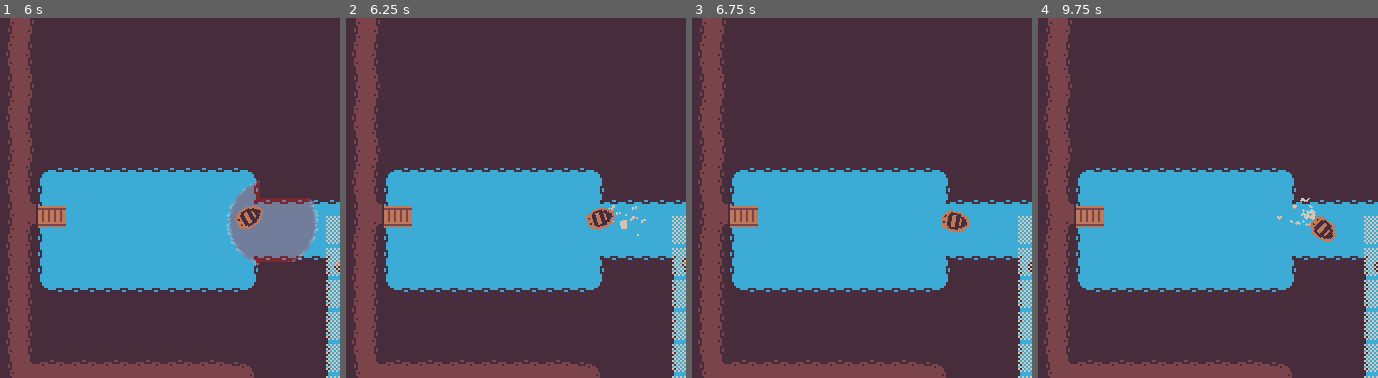
Above: before the commit, frames 1-4 (left to right).
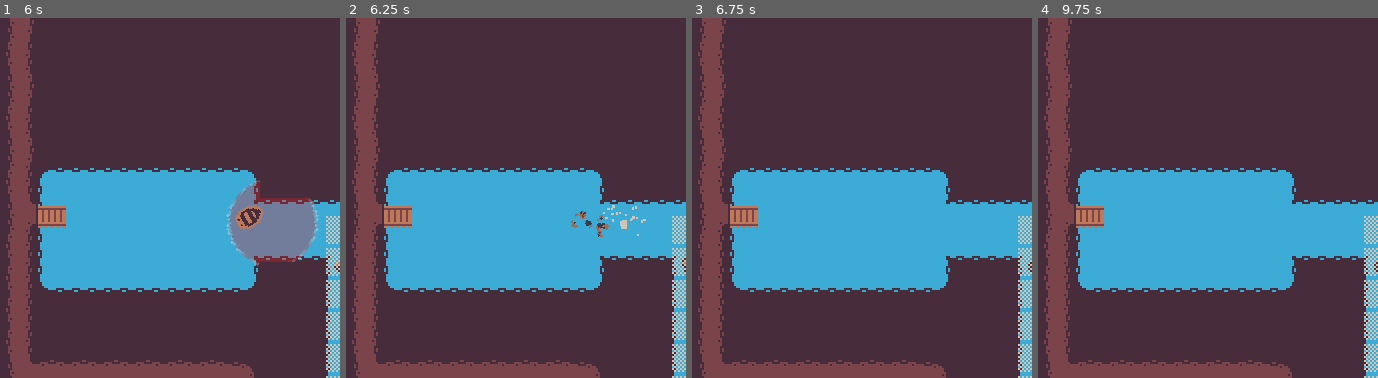
Above: after the commit, the same moments.

Repository: Perro-Viejo/miz-jam-1
Game: Godot game, scene res://src/Levels/Level3.tscn
Same seed, same stepped clock (60 frames per second), same inputs: the game is played once before the commit and once after it. This scene is started directly instead of the project's main scene.
Inputs:
- Up to frame 1 (6 s): tap Enter (ui_accept) at 0.5, 0.77, 1.52, 3.02, 3.77, 4.52 s; hold W (Up) 0.53-2.03 s; tap X (Drop) at 0.6, 2.85, 5.1 s; tap Z (Grab) at 1.35, 3.6, 5.85 s; hold J (Journal) 2.03-2.78 s; hold A (Left) 2.03-3.53 s; hold S (Down) 3.53-4.28 s; hold D (Right) 4.28-5.03 s; tap J (Journal) at 4.35 s; hold W (Up) 5.03-5.78 s; hold D (Right) from 5.78 s (still down)
- Up to frame 2 (6.25 s): keep holding D (Right); tap Enter (ui_accept) at 6.02 s
- Up to frame 3 (6.75 s): keep holding D (Right); hold J (Journal) from 6.53 s (still down)
- Up to frame 4 (9.75 s): tap Enter (ui_accept) at 6.77, 7.52, 8.75, 9.02 s; release J (Journal) at 7.28 s; tap X (Drop) at 7.35, 9.6 s; release D (Right) at 8.03 s; hold S (Down) 8.03-8.78 s; tap Z (Grab) at 8.1 s; hold A (Left) 8.78-9.53 s; tap J (Journal) at 8.85 s; hold W (Up) from 9.53 s (still down)

Frame 1 is identical in both runs. In frame 2, 0.5% of the frame differs, in the area x 66-80%, y 52-61%; in frame 3, 0.4%; in frame 4, 0.5%, in the area x 70-88%, y 50-63%.

Commit message:
Immortality disabled in level 3

Diff:
--- a/game/src/Levels/Level3.tscn
+++ b/game/src/Levels/Level3.tscn
@@ -117,7 +117,6 @@
 
 [node name="Player" parent="." instance=ExtResource( 2 )]
 position = Vector2( 160.673, 90.309 )
-immortal = true
 
 [node name="TreasureArea" parent="." instance=ExtResource( 7 )]
 position = Vector2( 512, 472 )
